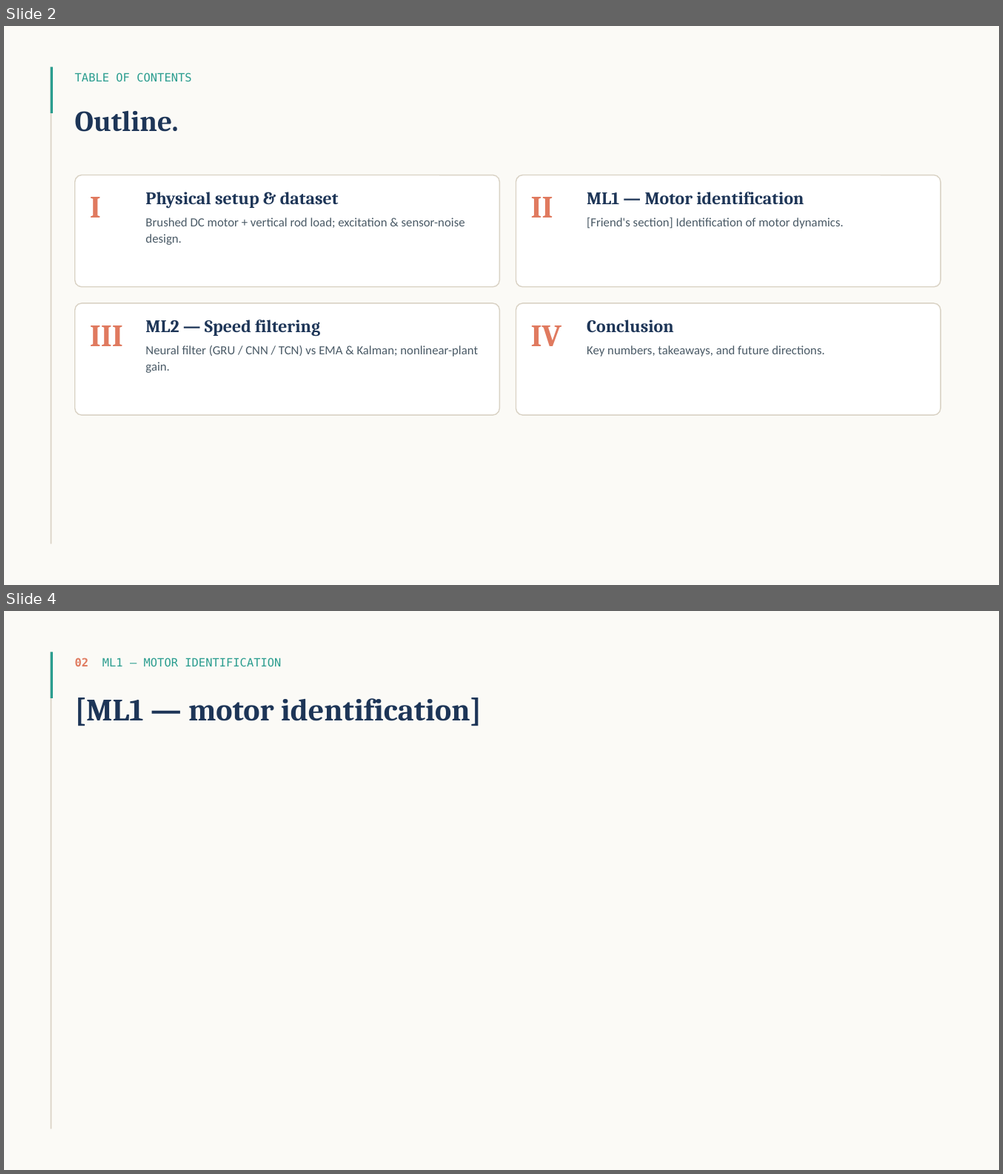
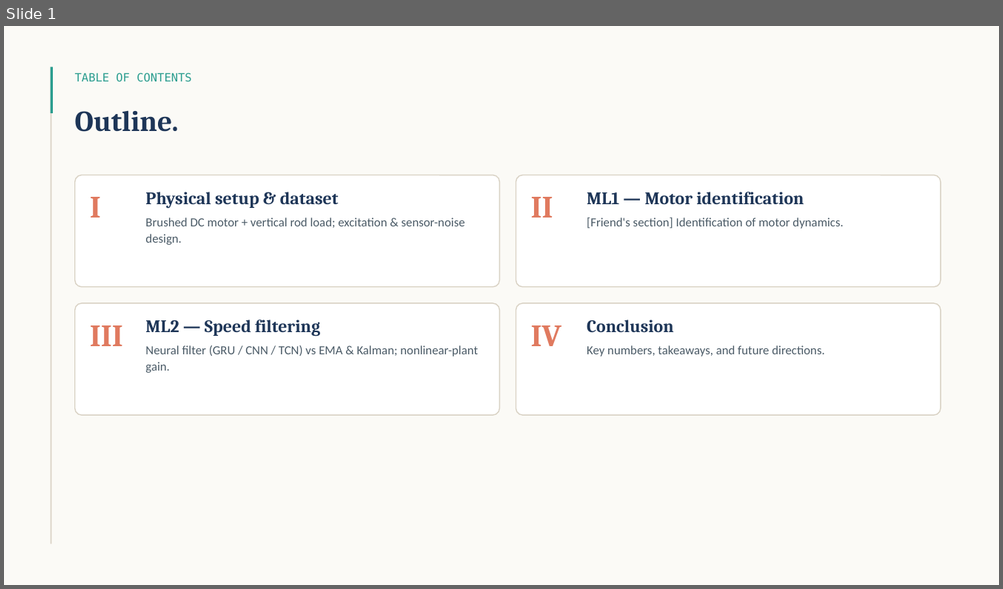
Before and after one commit to Riad-Attou/ai-electrical-engineering, a slide deck: presentation.pptx. Shown one above the other, each under a label of ours: slides 2 and 4 before the commit, slide 1 after it; the slides between them are not shown. The pictures are 1003x1174 and 1003x589 pixels, drawn with LibreOffice and Linux fonts; fonts in the diff are those of the drawing. Boxes give left, top, right and bottom in pixels: in the first picture for what was removed or moved away, otherwise in the second. Text is boxed around its words. In the diff, an @@ line names an element or a change of style, - is before the commit and + after.

```diff
--- a/presentation.pptx
+++ b/presentation.pptx
@@ slide 4 removed at (4,611,999,1170), background #FBFAF6 @@
@@ rectangle removed at (51,652,52,1130) @@
@@ rectangle removed at (51,652,53,698) @@
@@ text removed at (75,658,281,667) @@
-02 ML1 — MOTOR IDENTIFICATION
@@ text removed at (75,698,481,726) @@
-[ML1 — motor identification]
@@ what was slide 2 is now slide 1 @@
```
Also in this commit, not shown: 2 slides changed, 4 other slides removed, 4 other files.
